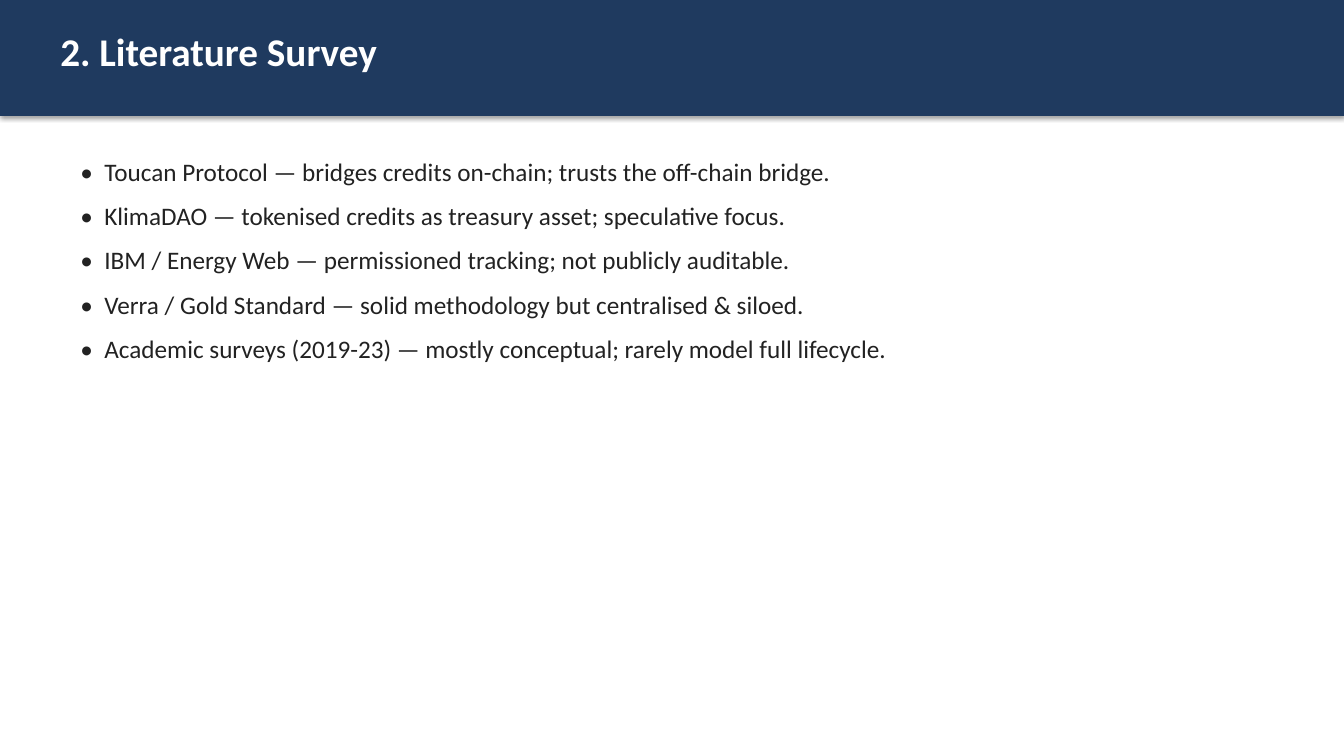
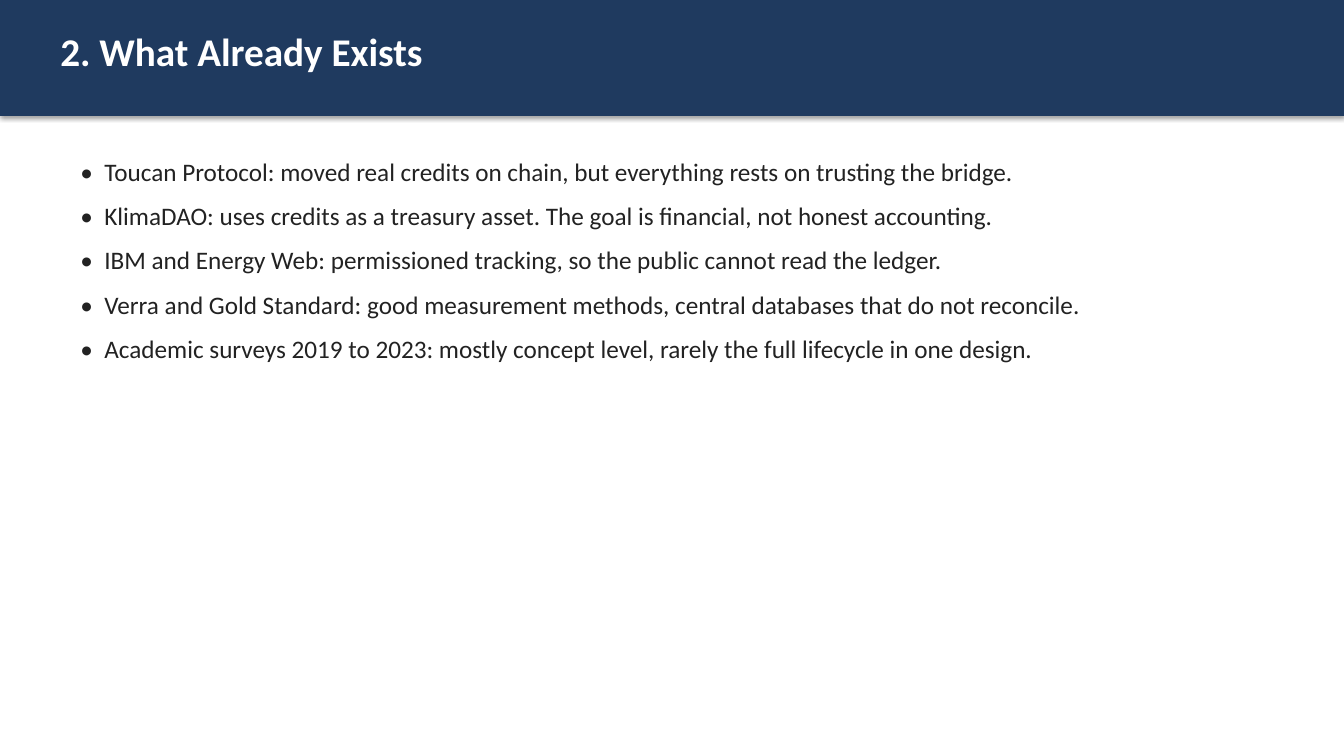
Before and after one commit to AviDhandhania/carbon-credit-blockchain, a slide deck: slide 5 of presentation/DA1_Presentation.pptx. Drawn at 1344x756 pixels with LibreOffice and Linux fonts; fonts in the diff are those of the drawing. Boxes give left, top, right and bottom in pixels: in the first picture for what was removed or moved away, otherwise in the second. Text is boxed around its words. In the diff, an @@ line names an element or a change of style, - is before the commit and + after.

```diff
--- a/presentation/DA1_Presentation.pptx
+++ b/presentation/DA1_Presentation.pptx
@@ text at [60,38,423,72]: text changed @@
-2. Literature Survey
+2. What Already Exists
@@ text at [104,163,1079,363]: text changed @@
-• Toucan Protocol — bridges credits on-chain; trusts the off-chain bridge.
-• KlimaDAO — tokenised credits as treasury asset; speculative focus.
-• IBM / Energy Web — permissioned tracking; not publicly auditable.
-• Verra / Gold Standard — solid methodology but centralised & siloed.
-• Academic surveys (2019-23) — mostly conceptual; rarely model full lifecycle.
+• Toucan Protocol: moved real credits on chain, but everything rests on trusting the bridge.
+• KlimaDAO: uses credits as a treasury asset. The goal is financial, not honest accounting.
+• IBM and Energy Web: permissioned tracking, so the public cannot read the ledger.
+• Verra and Gold Standard: good measurement methods, central databases that do not reconcile.
+• Academic surveys 2019 to 2023: mostly concept level, rarely the full lifecycle in one design.
```
Also in this commit, not shown: 10 other slides changed, 3 slides added, 1 slide removed, 10 other files.
